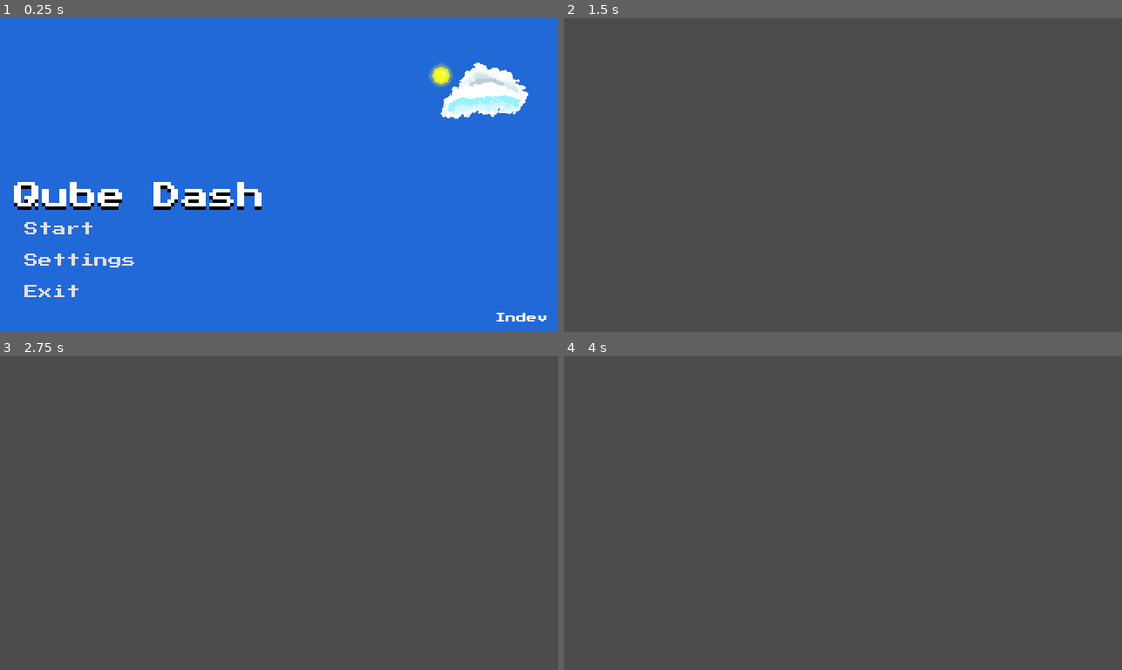
Above: before the commit, frames 1-4 (two rows, left to right).
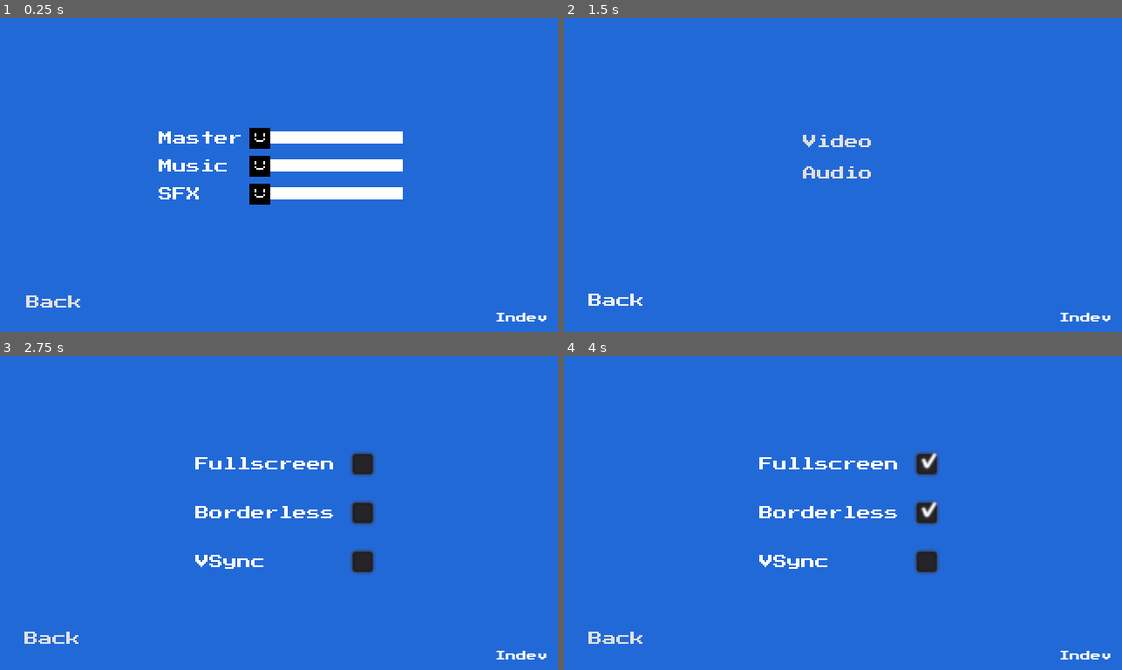
Above: after the commit, the same moments.

Repository: KevCoorp/Qube-Dash
Game: Godot game, scene res://Menu/MainMenu.tscn
The game is run twice, just before and just after one commit, with the same random seed, the same clock (stepped at 60 frames per second) and the same inputs.
Inputs (mouse positions are in pixels of both pictures, inside the frame that each line leads up to):
- Up to frame 1 (0.25 s): no input
- Up to frame 2 (1.5 s): click (703, 228) at 0.5 s, where only the run before the commit has a clickable "Start"; click (619, 303) at 1.25 s, where only the run after the commit has a clickable "Back"
- Up to frame 3 (2.75 s): click (273, 478) at 2 s, where only the run after the commit has a clickable "Video"
- Up to frame 4 (4 s): click (926, 462) at 2.77 s; click (926, 513) at 3.52 s

The runs differ from the first frame. In frame 1, 8.7% of the frame differs, in the area x 2-95%, y 14-93%; in frame 2, 100%, in the area x 0-100%, y 0-100%; in frame 3, 100%; in frame 4, 100%.

Commit message:
adding theme for slider

Diff:
--- a/Menu/MainMenu.tscn
+++ b/Menu/MainMenu.tscn
@@ -1,10 +1,12 @@
-[gd_scene load_steps=18 format=2]
+[gd_scene load_steps=24 format=2]
 
 [ext_resource path="res://Script/MainMenu.gd" type="Script" id=1]
 [ext_resource path="res://Audio/bgm/mainmenu.mp3" type="AudioStream" id=2]
 [ext_resource path="res://Textures/Environment/sun.png" type="Texture" id=3]
 [ext_resource path="res://Textures/Environment/cloud.png" type="Texture" id=4]
 [ext_resource path="res://HUD/Fonts/PressStart2P-Regular.ttf" type="DynamicFontData" id=5]
+[ext_resource path="res://Textures/UI/Settings/grabber_hover.png" type="Texture" id=6]
+[ext_resource path="res://Textures/UI/Settings/grabber_normal.png" type="Texture" id=7]
 
 [sub_resource type="DynamicFont" id=11]
 size = 6
@@ -47,6 +49,27 @@
 [sub_resource type="DynamicFont" id=6]
 size = 8
 font_data = SubResource( 5 )
+
+[sub_resource type="StyleBoxFlat" id=18]
+border_color = Color( 0.211765, 0.211765, 0.211765, 1 )
+border_blend = true
+
+[sub_resource type="StyleBoxFlat" id=19]
+bg_color = Color( 0.211765, 0.211765, 0.211765, 1 )
+border_color = Color( 0.211765, 0.211765, 0.211765, 1 )
+
+[sub_resource type="StyleBoxFlat" id=16]
+bg_color = Color( 1, 1, 1, 1 )
+border_width_top = 7
+border_color = Color( 1, 1, 1, 1 )
+border_blend = true
+
+[sub_resource type="Theme" id=17]
+HSlider/icons/grabber = ExtResource( 7 )
+HSlider/icons/grabber_highlight = ExtResource( 6 )
+HSlider/styles/grabber_area = SubResource( 18 )
+HSlider/styles/grabber_area_highlight = SubResource( 19 )
+HSlider/styles/slider = SubResource( 16 )
 
 [sub_resource type="StyleBoxTexture" id=15]
 
@@ -70,6 +93,7 @@
 text = "Indev "
 
 [node name="Menu" type="VBoxContainer" parent="."]
+visible = false
 anchor_top = 1.0
 anchor_bottom = 1.0
 margin_left = 8.0
@@ -263,44 +287,46 @@
 flat = true
 
 [node name="Audio" type="Control" parent="."]
-visible = false
-anchor_right = 1.0
-anchor_bottom = 1.0
+anchor_right = 1.0
+anchor_bottom = 1.0
+margin_left = 1.0
+margin_top = 1.0
+margin_right = 1.0
+margin_bottom = 1.0
 
 [node name="HBoxContainer" type="HBoxContainer" parent="Audio"]
-anchor_left = 0.5
-anchor_top = 0.5
-anchor_right = 0.5
-anchor_bottom = 0.5
-margin_left = -70.0
-margin_top = -28.0
-margin_right = 70.0
-margin_bottom = 28.0
+anchor_left = 0.28125
+anchor_top = 0.344444
+anchor_right = 0.71875
+anchor_bottom = 0.588889
+__meta__ = {
+"_edit_use_anchors_": true
+}
 
 [node name="Labels" type="VBoxContainer" parent="Audio/HBoxContainer"]
 margin_right = 48.0
-margin_bottom = 56.0
+margin_bottom = 44.0
 
 [node name="Master" type="Label" parent="Audio/HBoxContainer/Labels"]
-margin_top = 4.0
+margin_top = 2.0
 margin_right = 48.0
-margin_bottom = 12.0
+margin_bottom = 10.0
 size_flags_vertical = 6
 custom_fonts/font = SubResource( 6 )
 text = "Master"
 
 [node name="Music" type="Label" parent="Audio/HBoxContainer/Labels"]
-margin_top = 24.0
+margin_top = 18.0
 margin_right = 48.0
-margin_bottom = 32.0
+margin_bottom = 26.0
 size_flags_vertical = 6
 custom_fonts/font = SubResource( 6 )
 text = "Music"
 
 [node name="SFX" type="Label" parent="Audio/HBoxContainer/Labels"]
-margin_top = 44.0
+margin_top = 34.0
 margin_right = 48.0
-margin_bottom = 52.0
+margin_bottom = 42.0
 size_flags_vertical = 6
 custom_fonts/font = SubResource( 6 )
 text = "SFX"
@@ -308,26 +334,27 @@
 [node name="Slider" type="VBoxContainer" parent="Audio/HBoxContainer"]
 margin_left = 52.0
 margin_right = 140.0
-margin_bottom = 56.0
+margin_bottom = 44.0
 size_flags_horizontal = 3
+theme = SubResource( 17 )
 
 [node name="Master" type="HSlider" parent="Audio/HBoxContainer/Slider"]
 margin_right = 88.0
-margin_bottom = 16.0
+margin_bottom = 12.0
 custom_styles/grabber_area = SubResource( 15 )
 max_value = 5.0
 
 [node name="Music" type="HSlider" parent="Audio/HBoxContainer/Slider"]
-margin_top = 20.0
+margin_top = 16.0
 margin_right = 88.0
-margin_bottom = 36.0
+margin_bottom = 28.0
 custom_styles/grabber_area = SubResource( 15 )
 max_value = 3.0
 
 [node name="SFX" type="HSlider" parent="Audio/HBoxContainer/Slider"]
-margin_top = 40.0
+margin_top = 32.0
 margin_right = 88.0
-margin_bottom = 56.0
+margin_bottom = 44.0
 custom_styles/grabber_area = SubResource( 15 )
 
 [node name="BackAudio" type="Button" parent="Audio"]
Binary file added: Textures/UI/Settings/grabber_hover.png
Not shown, added: Textures/UI/Settings/grabber_hover.png.import
Binary file added: Textures/UI/Settings/grabber_normal.png
Not shown, added: Textures/UI/Settings/grabber_normal.png.import
